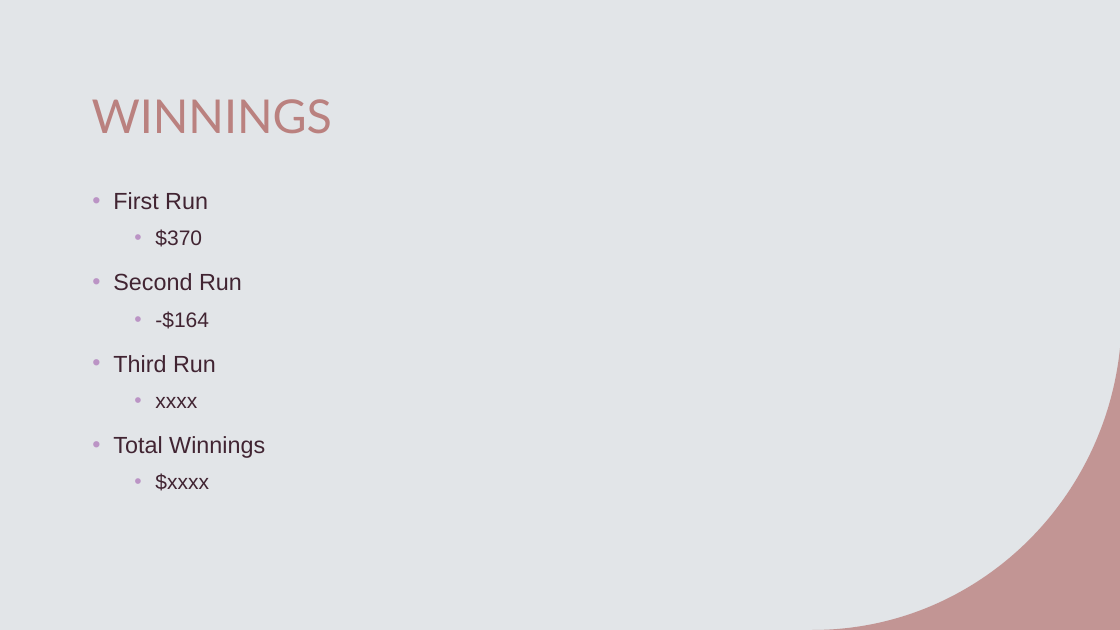
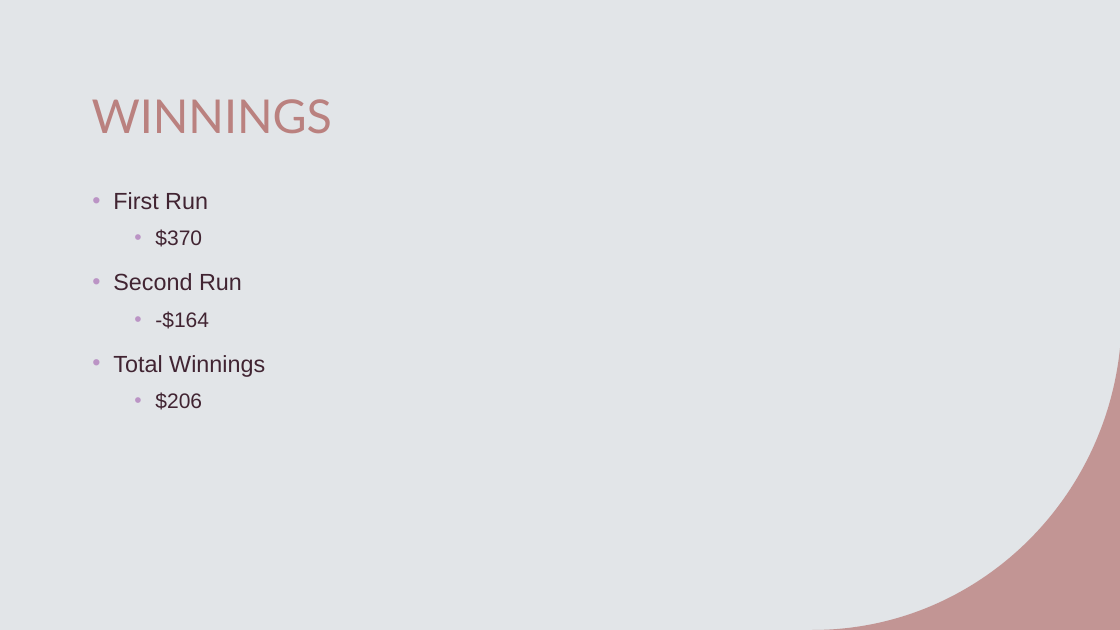
Before and after one commit to olivedisaster/final-project, a slide deck: slide 5 of Final Presentation.pptx (slide 4 before the commit). Drawn at 1120x630 pixels with LibreOffice and Linux fonts; fonts in the diff are those of the drawing. Boxes give left, top, right and bottom in pixels: in the first picture for what was removed or moved away, otherwise in the second. Text is boxed around its words. In the diff, an @@ line names an element or a change of style, - is before the commit and + after.

```diff
--- a/Final Presentation.pptx
+++ b/Final Presentation.pptx
@@ text at bbox=[113, 355, 216, 408]: paragraphs removed @@
-• Third Run
-  • xxxx
@@ text at bbox=[155, 392, 202, 410]: text changed @@
-  • $xxxx
+  • $206
```
Also in this commit, not shown: 1 slide added.
